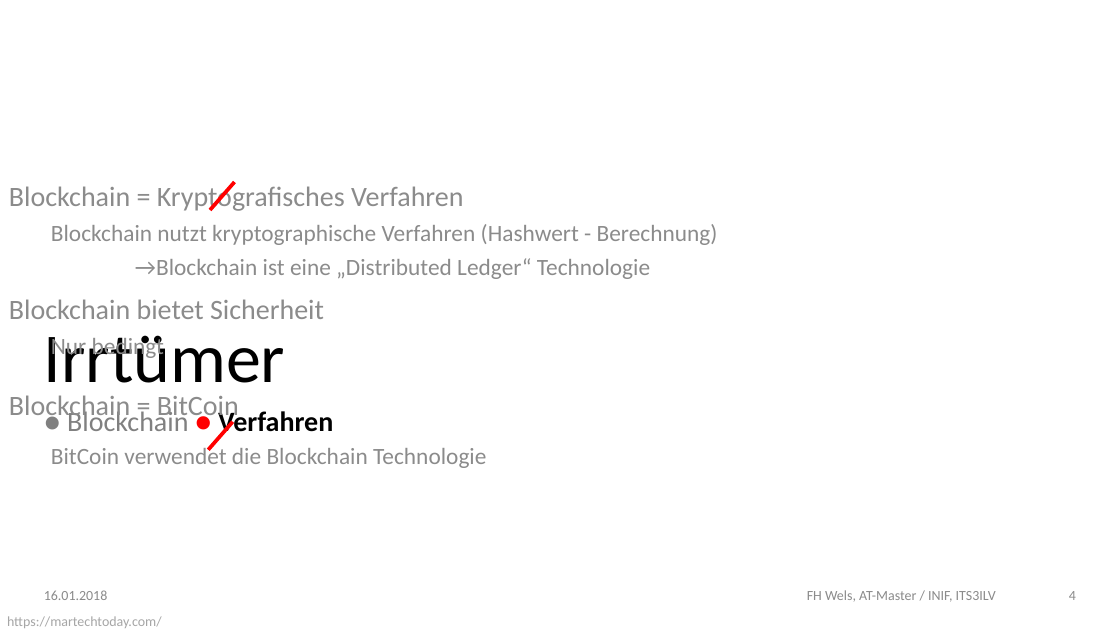
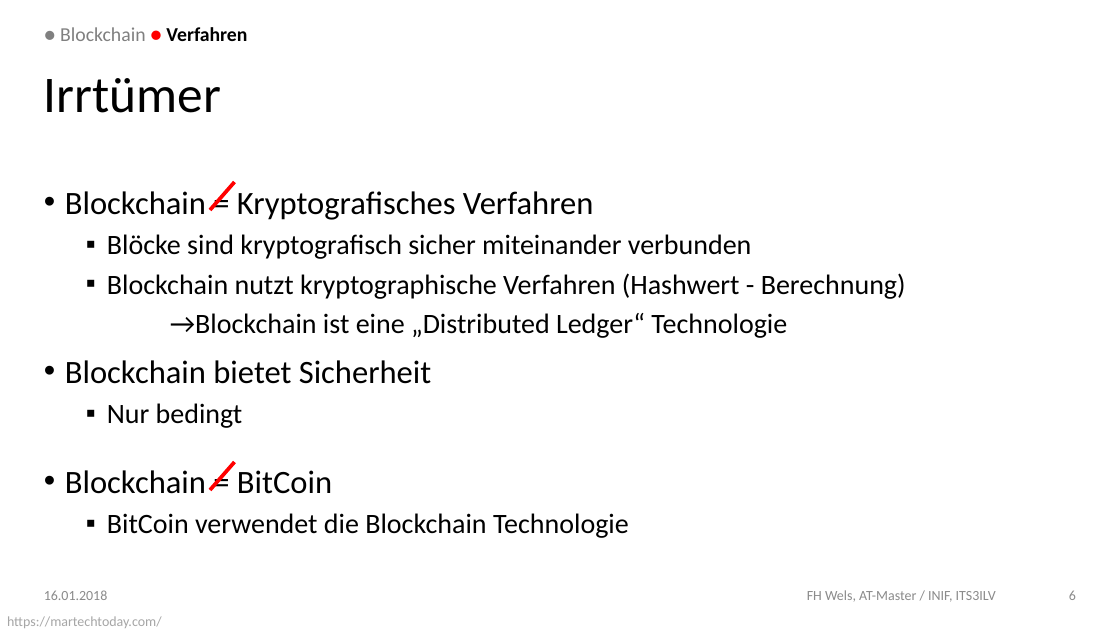
Before and after one commit to DoSchoe/ITS, a slide deck: slide 6 of Präsentation/Blockchain – Technologie.pptx (slide 4 before the commit). Drawn at 1120x630 pixels with LibreOffice and Linux fonts; fonts in the diff are those of the drawing; background and template pictures are left out. Boxes give left, top, right and bottom in pixels: in the first picture for what was removed or moved away, otherwise in the second. Text is boxed around its words. In the diff, an @@ line names an element or a change of style, - is before the commit and + after.

```diff
--- a/Präsentation/Blockchain – Technologie.pptx
+++ b/Präsentation/Blockchain – Technologie.pptx
@@ text "● Blockchain ● Verfahren" moved from (x1=67, y1=407, x2=333, y2=437) to (x1=60, y1=27, x2=247, y2=41) @@
@@ text "● Blockchain ● Verfahren" at (x1=60, y1=27, x2=247, y2=41): size 22.7 to 16 pt; vertical alignment top to middle @@
@@ title "Irrtümer" moved from (x1=44, y1=335, x2=285, y2=399) to (x1=44, y1=78, x2=221, y2=113) @@
@@ title "Irrtümer" at (x1=44, y1=78, x2=221, y2=113): size 56.7 to 41.6 pt; vertical alignment bottom to middle @@
@@ text "Blockchain = Kryptografisches Verfahren" moved from (x1=9, y1=183, x2=718, y2=468) to (x1=65, y1=191, x2=906, y2=538) @@
@@ text at (x1=65, y1=191, x2=906, y2=538): size 22.7 to 26.5 pt in "Blockchain = Kryptografisches Verfahren", "Blockchain bietet Sicherheit", "Blockchain = BitCoin"; text colour #8C8C8C to #000000 in "Blockchain = Kryptografisches Verfahren", "Blockchain nutzt kryptographische Verfahren (Hashwert - Bere ...", "→Blockchain ist eine „Distributed Ledger“ Technologie", "Blockchain bietet Sicherheit" and 3 more places; size 18.9 to 22.7 pt in "Blockchain nutzt kryptographische Verfahren (Hashwert - Bere ...", "→Blockchain ist eine „Distributed Ledger“ Technologie", "Nur bedingt", "BitCoin verwendet die Blockchain Technologie"; bullet none to •; bullet none to ▪; line spacing 1.5 to 1 @@
@@ text at (x1=107, y1=234, x2=752, y2=259): paragraph added @@
+  ▪ Blöcke sind kryptografisch sicher miteinander verbunden
@@ line moved from (233, 421) - (208, 450) to (235, 462) - (210, 490) @@
@@ page number at (x1=1069, y1=590, x2=1076, y2=600): text changed @@
-4
+6
```
Also in this commit, not shown: 9 other slides changed.
